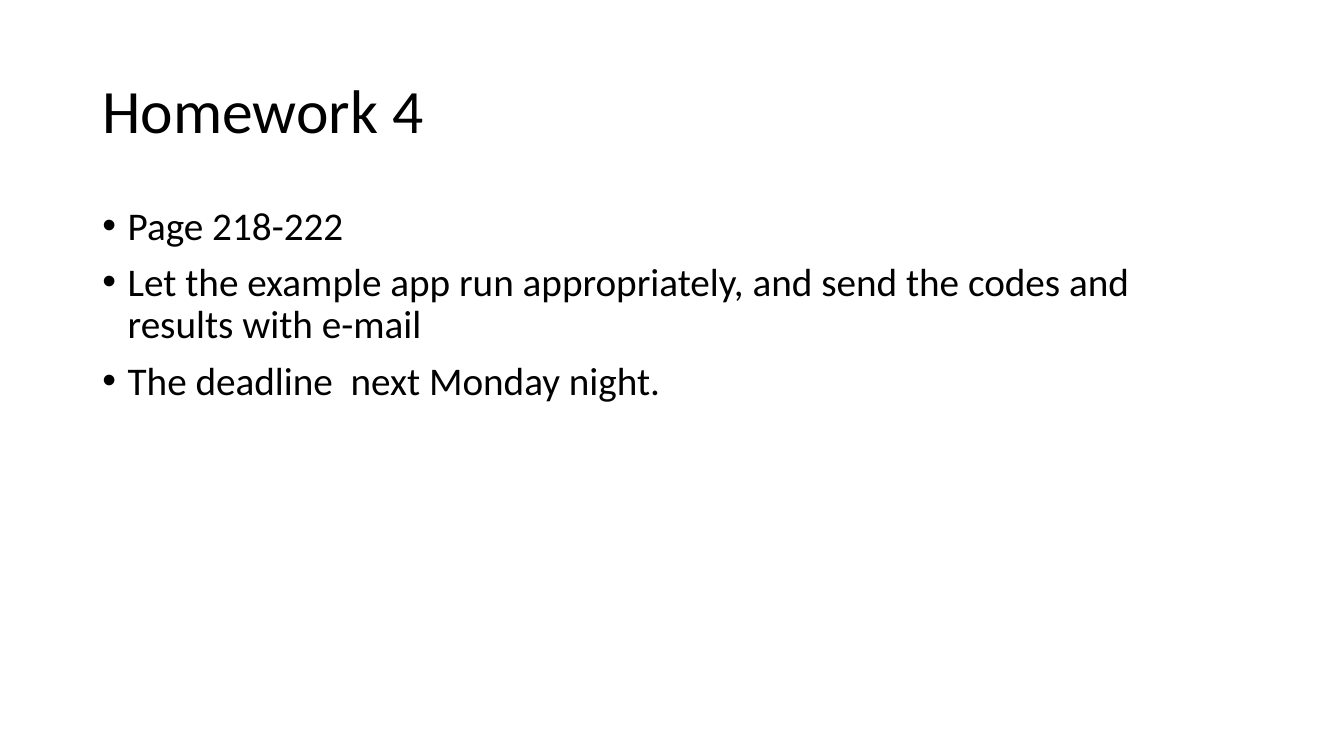
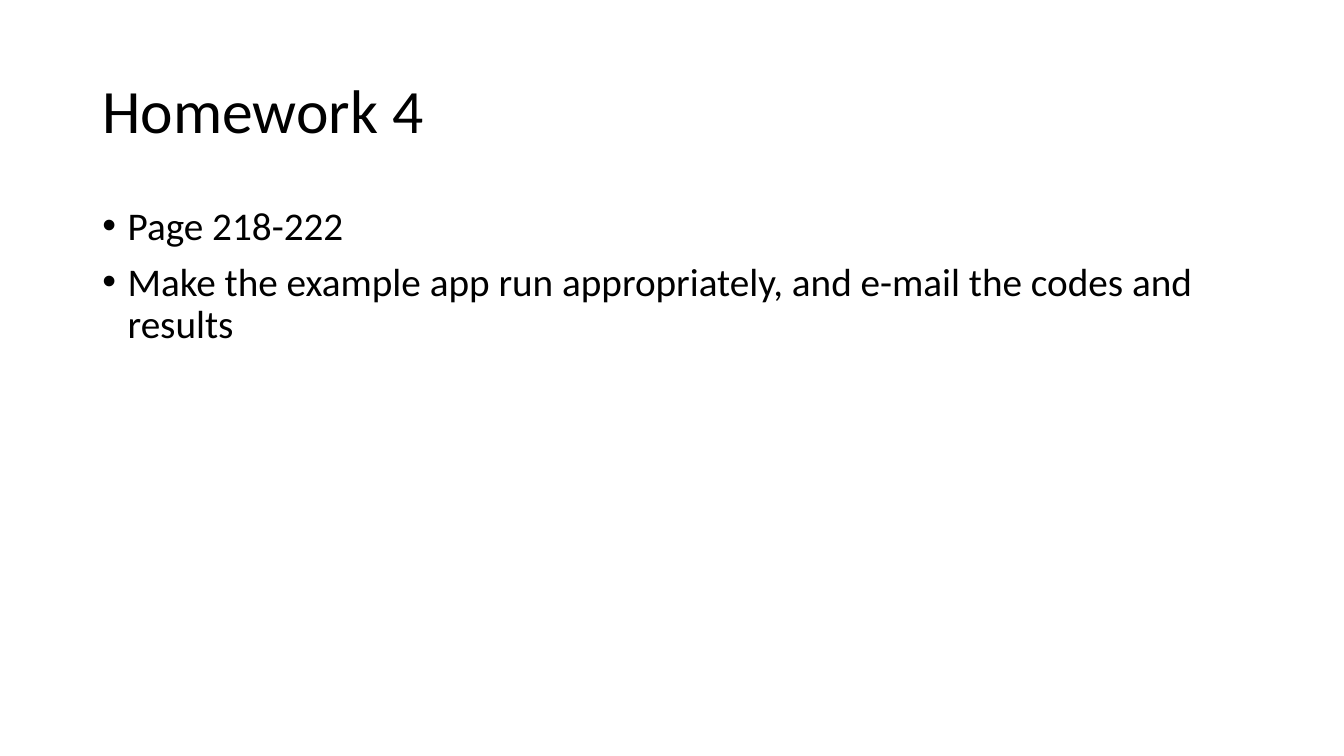
Before and after one commit to tanglw2020/android-class, a slide deck: slide 33 of android activity and intent.pptx. Drawn at 1344x756 pixels with LibreOffice and Linux fonts; fonts in the diff are those of the drawing. Boxes give left, top, right and bottom in pixels: in the first picture for what was removed or moved away, otherwise in the second. Text is boxed around its words. In the diff, an @@ line names an element or a change of style, - is before the commit and + after.

Commit message:
feat: adjust homework

```diff
--- a/android activity and intent.pptx
+++ b/android activity and intent.pptx
@@ text at bbox=[128, 268, 1192, 339]: text changed @@
-• Let the example app run appropriately, and send the codes and results with e-mail
-• The deadline next Monday night.
+• Make the example app run appropriately, and e-mail the codes and results
```
Also in this commit, not shown: 6 other files.
